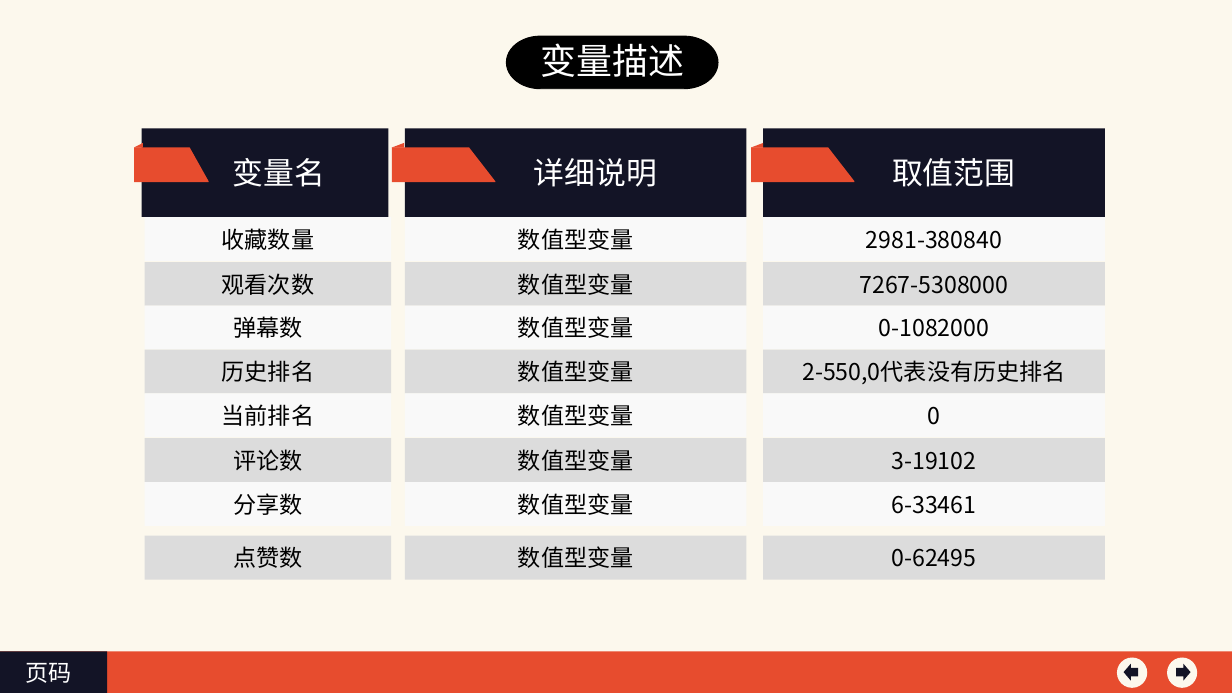
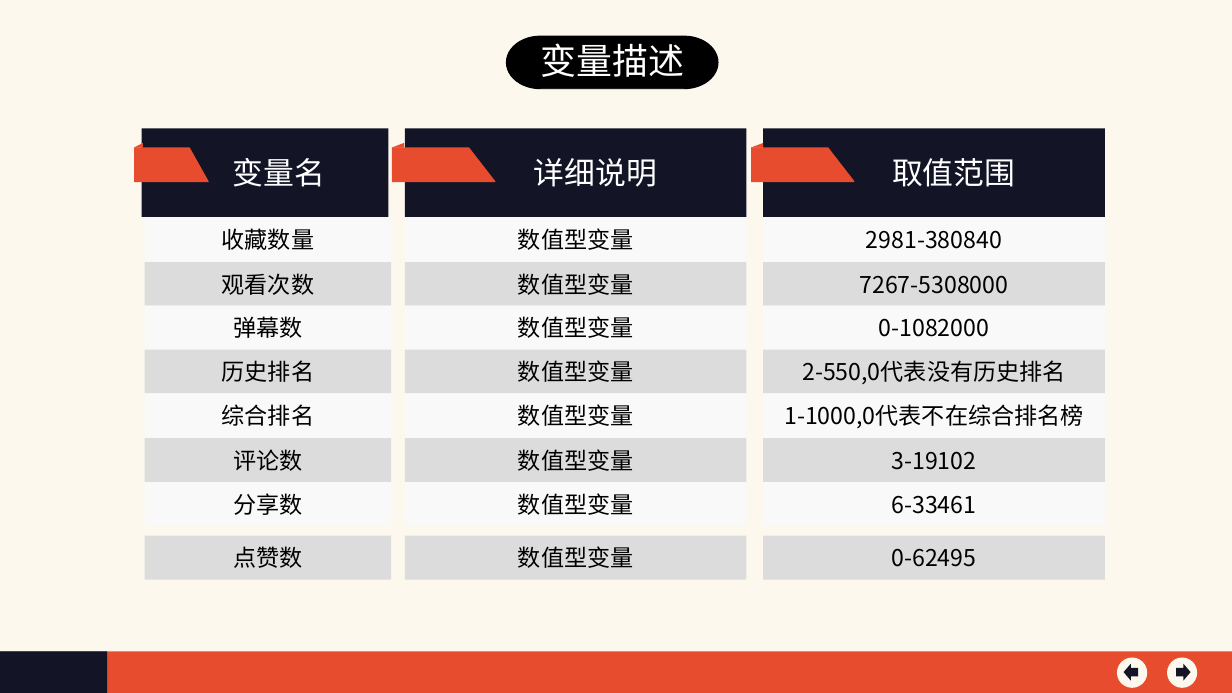
Before and after one commit to YuweiShen/CaseStudy, a slide deck: slide 6 of CaseStudy/B站学习.ppt (slide 5 before the commit). Drawn at 1232x693 pixels with LibreOffice and Linux fonts; fonts in the diff are those of the drawing. Boxes give left, top, right and bottom in pixels: in the first picture for what was removed or moved away, otherwise in the second. Text is boxed around its words. In the diff, an @@ line names an element or a change of style, - is before the commit and + after.

```diff
--- a/CaseStudy/B站学习.ppt
+++ b/CaseStudy/B站学习.ppt
@@ text in rectangle at bbox=[222, 404, 314, 426]: text changed @@
-当前排名
+综合排名
@@ text in rectangle at bbox=[784, 404, 1083, 428]: text changed @@
-0
+1-1000,0代表不在综合排名榜
@@ text removed at bbox=[26, 663, 72, 683] @@
-页码
```
Also in this commit, not shown: 9 other slides changed, 15 slides added, 6 slides removed.
